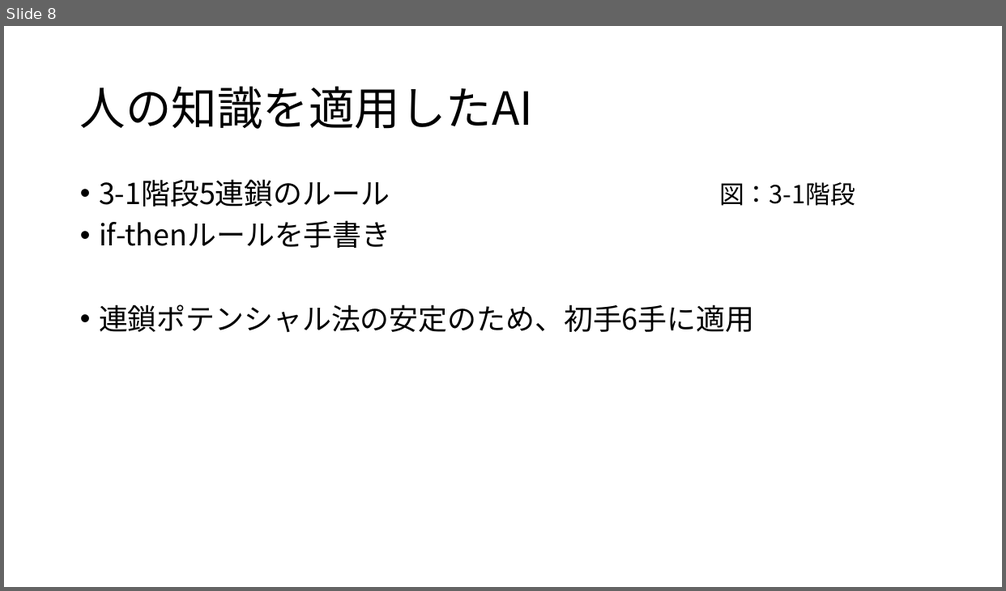
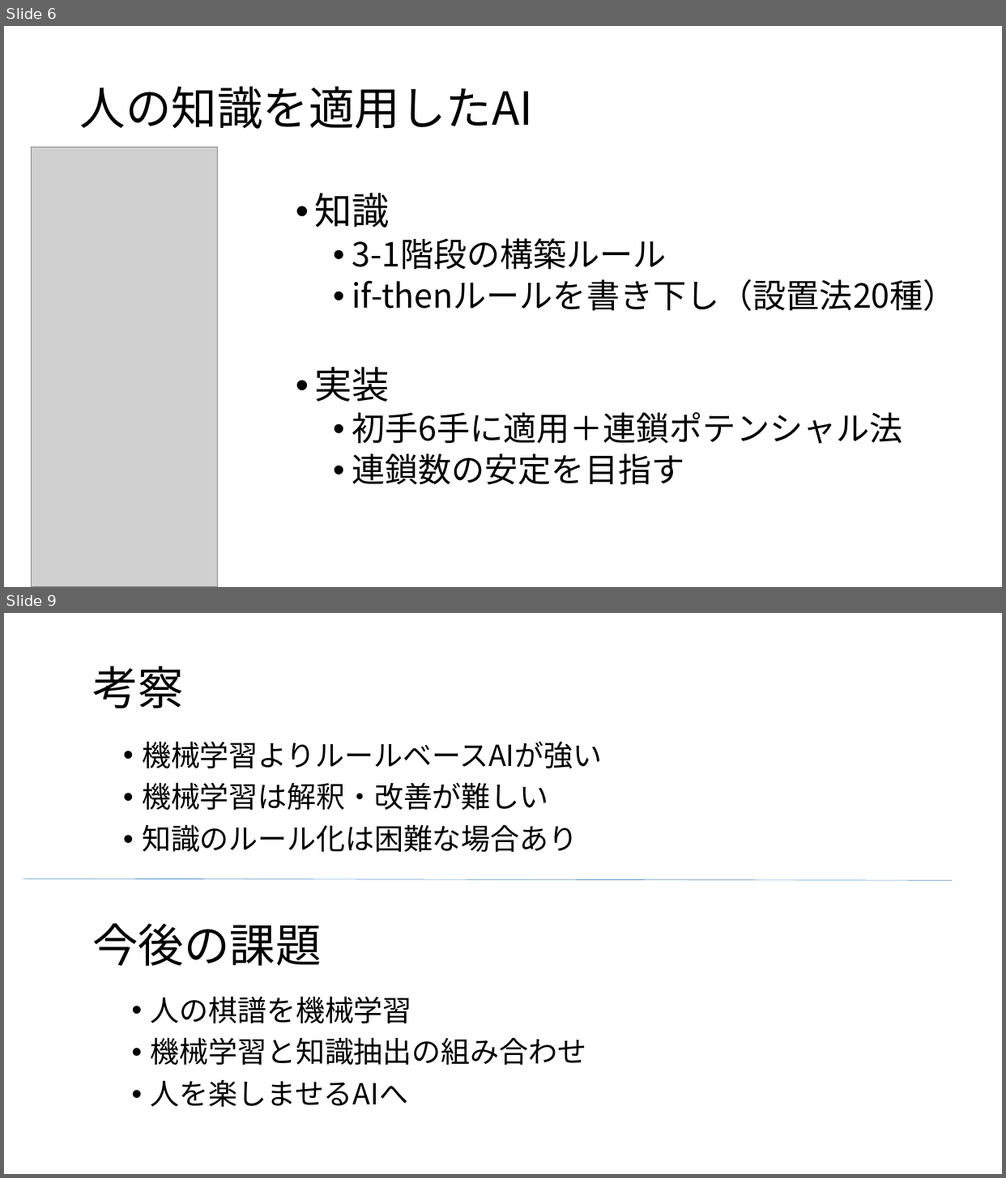
Before and after one commit to hshibasawa7/graduation-thesis, a slide deck: happyou/soturonHappyou.pptx. Shown one above the other, each under a label of ours: slide 8 before the commit, slides 6 and 9 after it; the slides between them are not shown. The pictures are 1006x591 and 1006x1178 pixels, drawn with LibreOffice and Linux fonts; fonts in the diff are those of the drawing; grey boxes stand for pictures. Boxes give left, top, right and bottom in pixels: in the first picture for what was removed or moved away, otherwise in the second. Text is boxed around its words. In the diff, an @@ line names an element or a change of style, - is before the commit and + after.

```diff
--- a/happyou/soturonHappyou.pptx
+++ b/happyou/soturonHappyou.pptx
@@ slide 9 added at bbox=[4, 613, 1002, 1174], background #FFFFFF @@
@@ text added at bbox=[92, 666, 184, 709], 44 pt, text #000000 @@
+考察
@@ text added at bbox=[142, 741, 602, 852], 28 pt, text #000000 @@
+• 機械学習よりルールベースAIが強い
+• 機械学習は解釈・改善が難しい
+• 知識のルール化は困難な場合あり
@@ line added from (22, 879) to (953, 880), #5B9BD5 0.5 pt @@
@@ title added at bbox=[92, 923, 322, 966], 44 pt, text #000000 @@
+今後の課題
@@ text added at bbox=[151, 996, 586, 1107], 28 pt, text #000000 @@
+• 人の棋譜を機械学習
+• 機械学習と知識抽出の組み合わせ
+• 人を楽しませるAIへ
@@ what was slide 8 is now slide 6 @@
@@ slide 6 changed as well @@
@@ picture added at bbox=[31, 148, 217, 587] @@
@@ text at bbox=[314, 193, 957, 485]: text changed; size 28 to 32 pt @@
-• 3-1階段5連鎖のルール
-• if-thenルールを手書き
-• 連鎖ポテンシャル法の安定のため、初手6手に適用
+• 知識
+  • 3-1階段の構築ルール
+  • if-thenルールを書き下し（設置法20種）
+• 実装
+  • 初手6手に適用＋連鎖ポテンシャル法
+  • 連鎖数の安定を目指す
@@ text removed at bbox=[719, 182, 855, 206] @@
-図：3-1階段
```
Also in this commit, not shown: 7 other slides changed, 2 other slides added, 5 slides removed, 3 other files.
